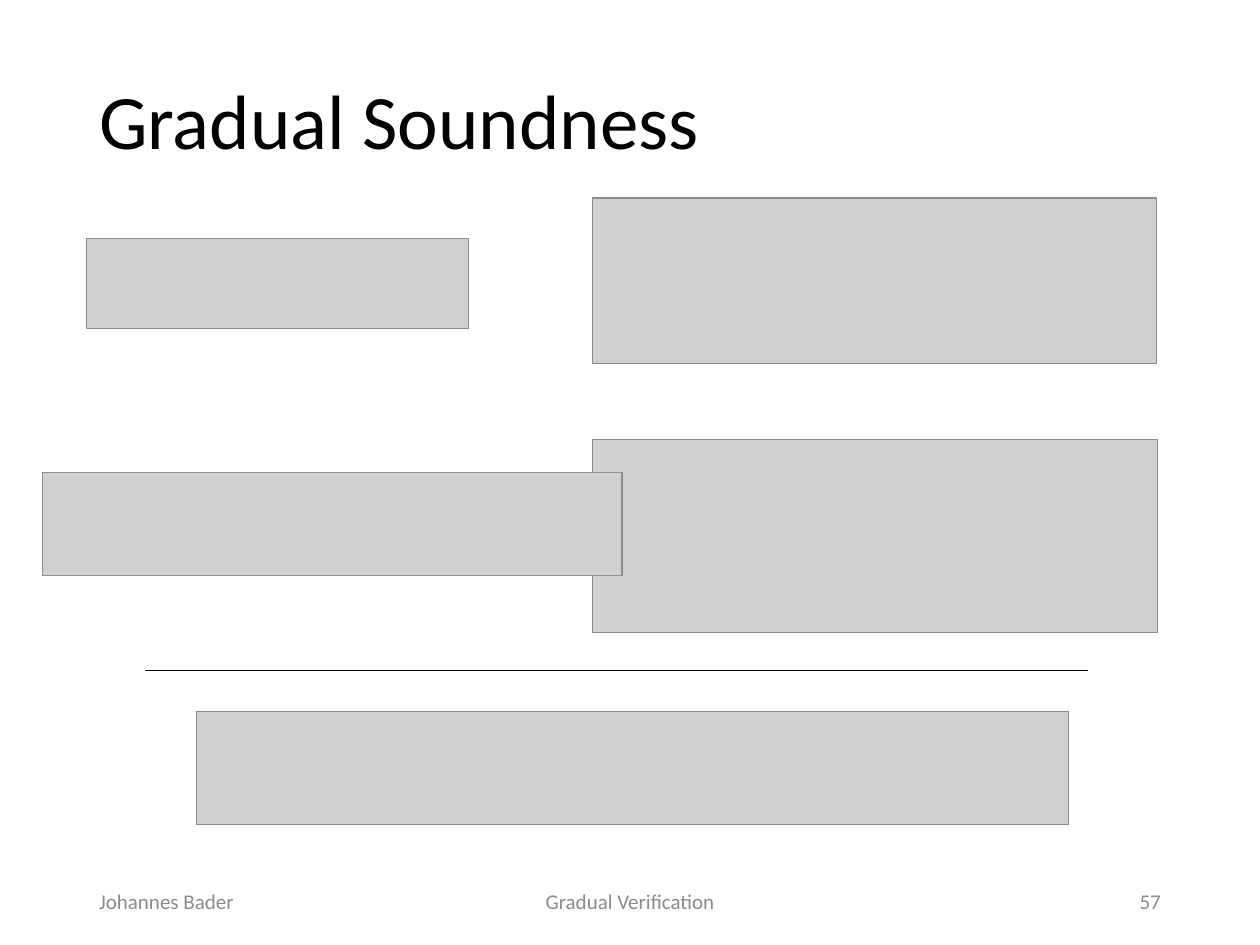
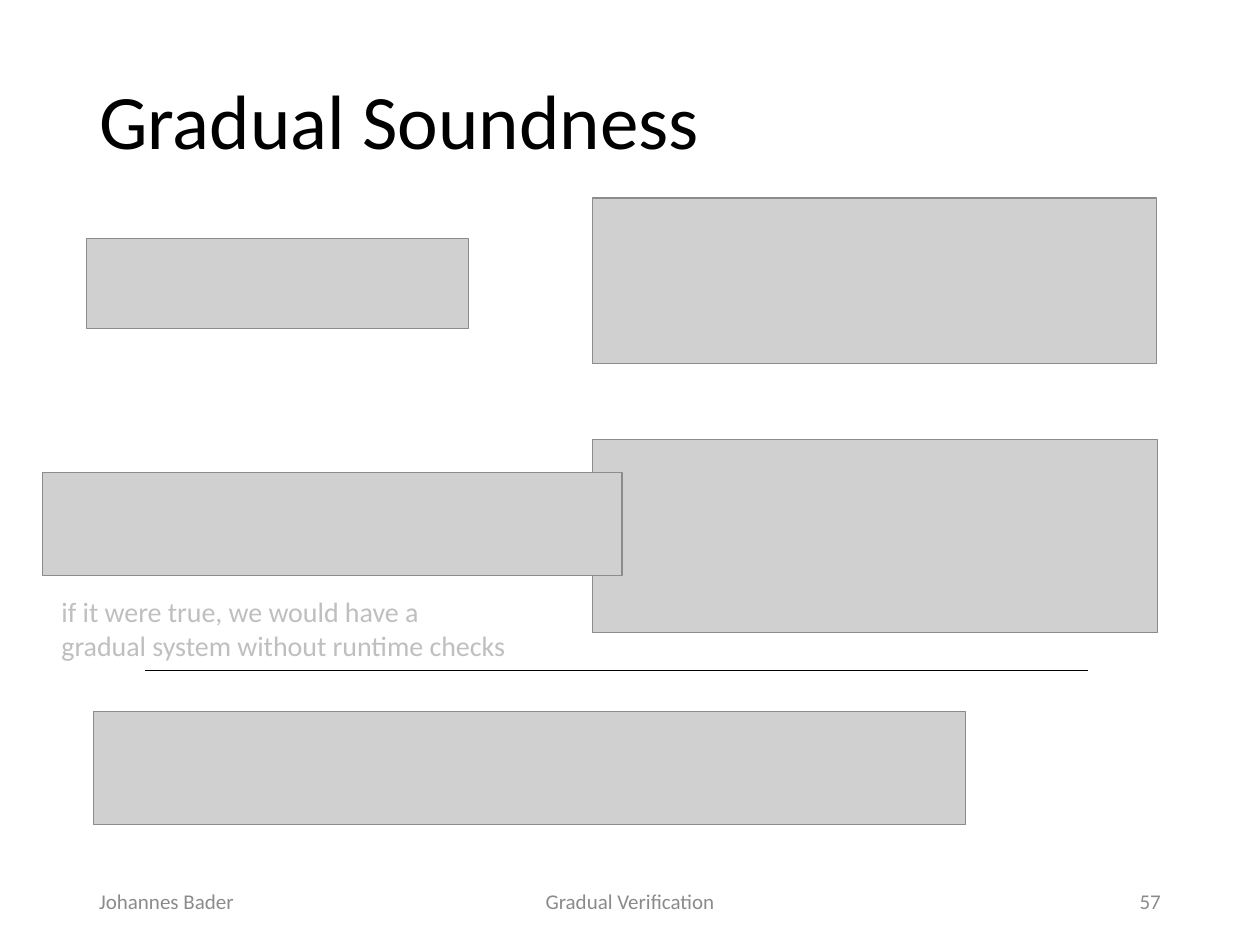
Before and after one commit to olydis/GradVerThesis, a slide deck: slide 57 of presentation/PLunch.pptx. Drawn at 1260x945 pixels with LibreOffice and Linux fonts; fonts in the diff are those of the drawing; grey boxes stand for pictures. Boxes give left, top, right and bottom in pixels: in the first picture for what was removed or moved away, otherwise in the second. Text is boxed around its words. In the diff, an @@ line names an element or a change of style, - is before the commit and + after.

```diff
--- a/presentation/PLunch.pptx
+++ b/presentation/PLunch.pptx
@@ text added at [61,603,506,661], 16 pt, text #BFBFBF @@
+if it were true, we would have a
+gradual system without runtime checks
@@ picture: place and size @@
-picture at [197,712,1068,825]
+picture at [93,712,965,825]
```
Also in this commit, not shown: 8 other slides changed, 2 slides added.
